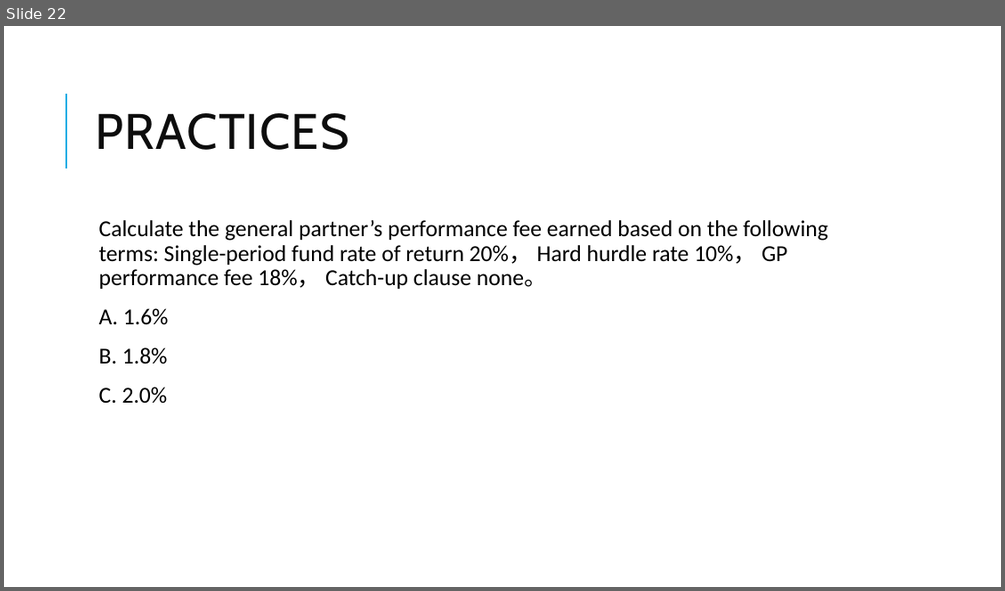
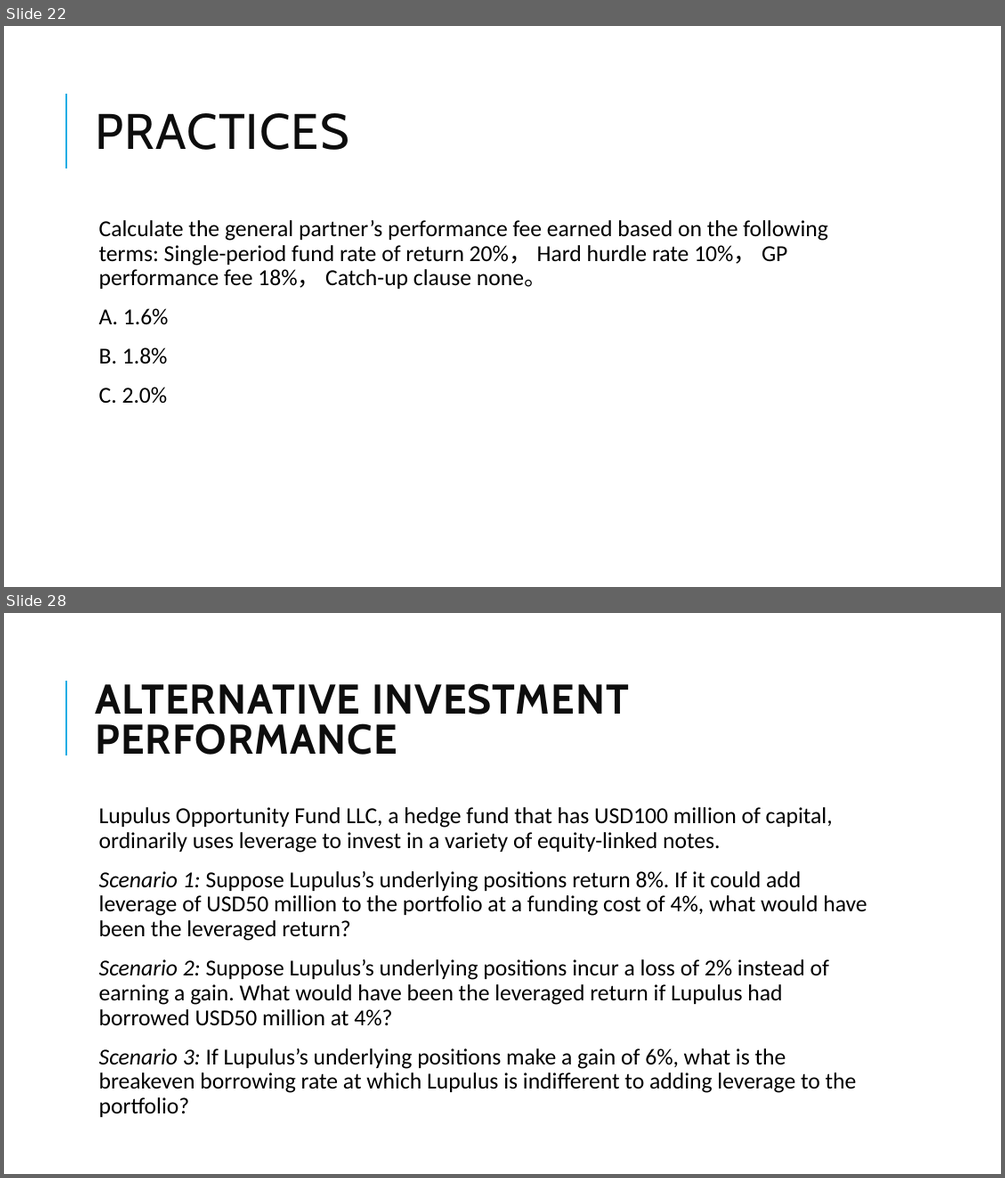
Before and after one commit to Isco0530/data, a slide deck: 2024Alternative.pptx. Shown one above the other, each under a label of ours: slide 22 before the commit, slides 22 and 28 after it; the slides between them are not shown. The pictures are 1005x591 and 1005x1178 pixels, drawn with LibreOffice and Linux fonts; fonts in the diff are those of the drawing. Boxes give left, top, right and bottom in pixels: in the first picture for what was removed or moved away, otherwise in the second. Text is boxed around its words. In the diff, an @@ line names an element or a change of style, - is before the commit and + after.

```diff
--- a/2024Alternative.pptx
+++ b/2024Alternative.pptx
@@ slide 28 added at <box>4,613,1001,1174</box>, background #FFFFFF; not listed: 1 template element that a slide beside it also shows @@
@@ title added at <box>95,683,629,755</box>, 40 pt, text #0D0D0D, bold @@
+ALTERNATIVE INVESTMENT PERFORMANCE
@@ text added at <box>99,807,866,1117</box>, 22 pt, text #000000 @@
+  Lupulus Opportunity Fund LLC, a hedge fund that has USD100 million of capital, ordinarily uses leverage to invest in a variety of equity-linked notes.
+  Scenario 1: Suppose Lupulus’s underlying positions return 8%. If it could add leverage of USD50 million to the portfolio at a funding cost of 4%, what would have been the leveraged return?
+  Scenario 2: Suppose Lupulus’s underlying positions incur a loss of 2% instead of earning a gain. What would have been the leveraged return if Lupulus had borrowed USD50 million at 4%?
+  Scenario 3: If Lupulus’s underlying positions make a gain of 6%, what is the breakeven borrowing rate at which Lupulus is indifferent to adding leverage to the portfolio?
```
Also in this commit, not shown: 6 slides changed, 7 other slides added.
